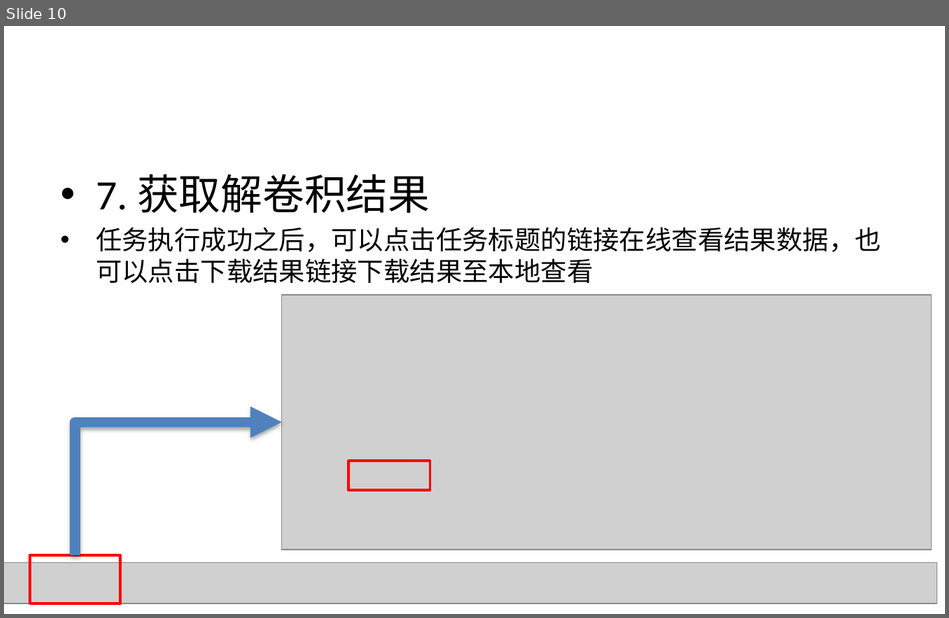
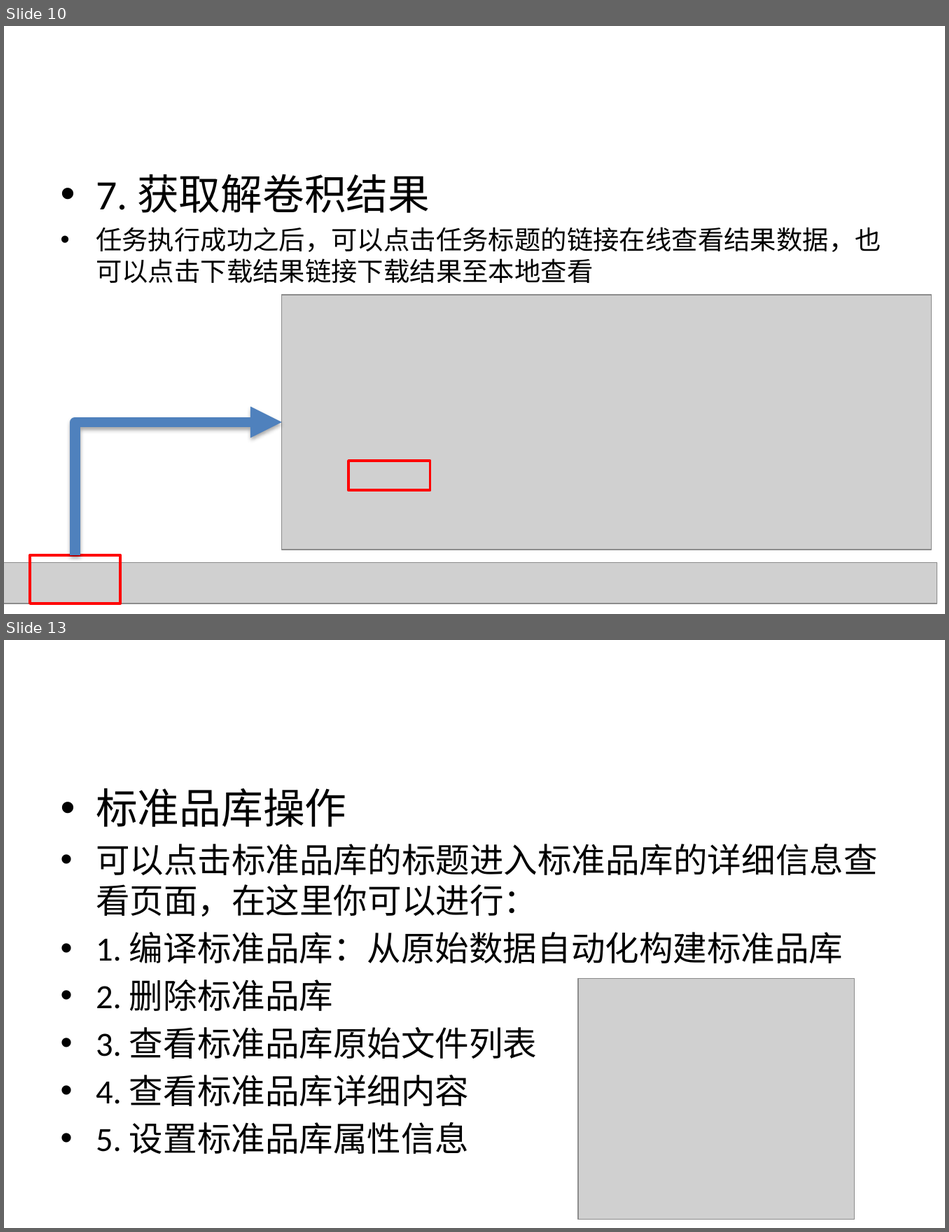
Before and after one commit to BioDeep/docs, a slide deck: Tutorials.pptx. Shown one above the other, each under a label of ours: slide 10 before the commit, slides 10 and 13 after it; the slides between them are not shown. The pictures are 949x618 and 949x1232 pixels, drawn with LibreOffice and Linux fonts; fonts in the diff are those of the drawing; grey boxes stand for pictures. Boxes give left, top, right and bottom in pixels: in the first picture for what was removed or moved away, otherwise in the second. Text is boxed around its words. In the diff, an @@ line names an element or a change of style, - is before the commit and + after.

```diff
--- a/Tutorials.pptx
+++ b/Tutorials.pptx
@@ slide 13 added at (4,640,945,1228), background #FFFFFF @@
@@ text added at (96,788,878,1154), 26 pt, text #000000 @@
+• 标准品库操作
+• 可以点击标准品库的标题进入标准品库的详细信息查看页面，在这里你可以进行：
+• 1. 编译标准品库：从原始数据自动化构建标准品库
+• 2. 删除标准品库
+• 3. 查看标准品库原始文件列表
+• 4. 查看标准品库详细内容
+• 5. 设置标准品库属性信息
@@ picture added at (578,979,854,1220) @@
```
Also in this commit, not shown: 3 other slides added, 1 other file.
